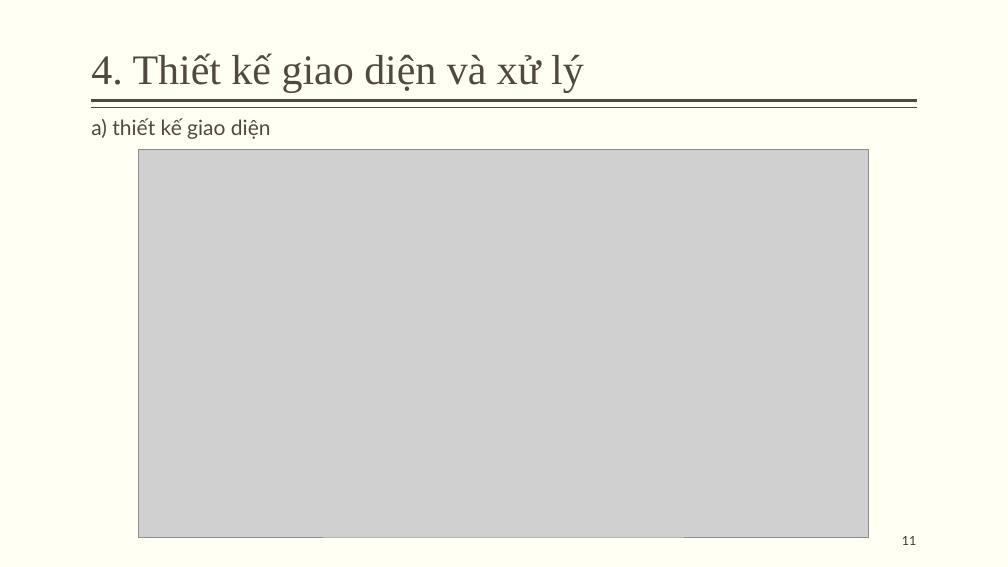
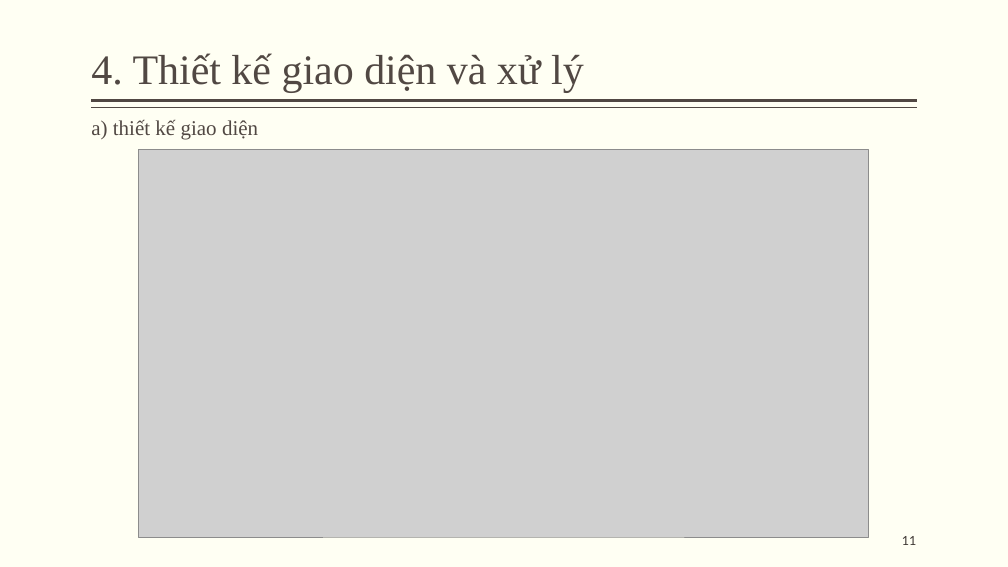
Before and after one commit to vanlam0145/website-learn-jp, a slide deck: slide 11 of Website-jp-pp.pptx. Drawn at 1008x567 pixels with LibreOffice and Linux fonts; fonts in the diff are those of the drawing; grey boxes stand for pictures. Boxes give left, top, right and bottom in pixels: in the first picture for what was removed or moved away, otherwise in the second. Text is boxed around its words. In the diff, an @@ line names an element or a change of style, - is before the commit and + after.

```diff
--- a/Website-jp-pp.pptx
+++ b/Website-jp-pp.pptx
@@ text "a) thiết kế giao diện" at <box>91,119,258,140</box>: font Lato to Times New Roman @@
```
Also in this commit, not shown: 6 other slides changed, 1 slide added.
